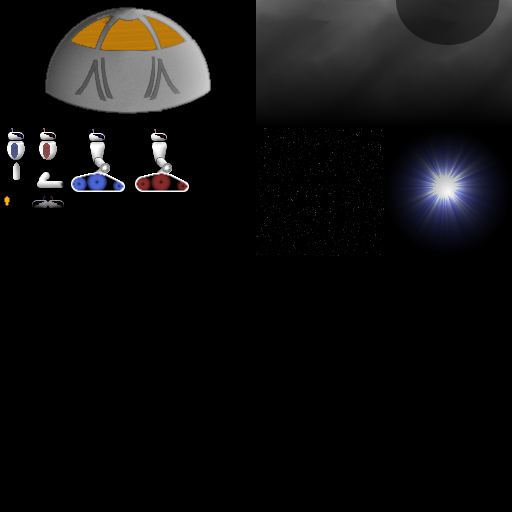
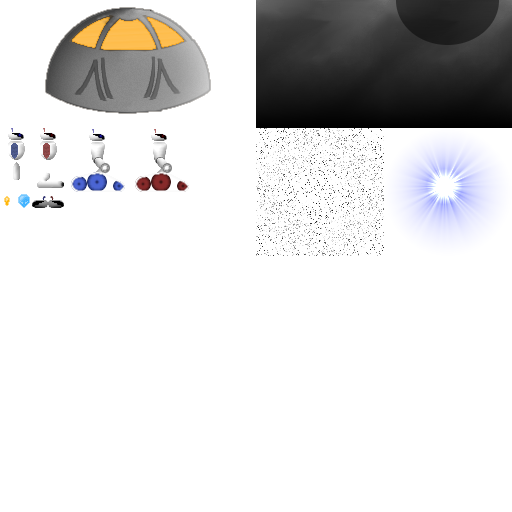
Two versions of the same layered image (512x512). Layer-by-layer changes:
painted on "Background" over [5, 194, 30, 208]
hid "transparency #1" over [0, 0, 512, 512]
